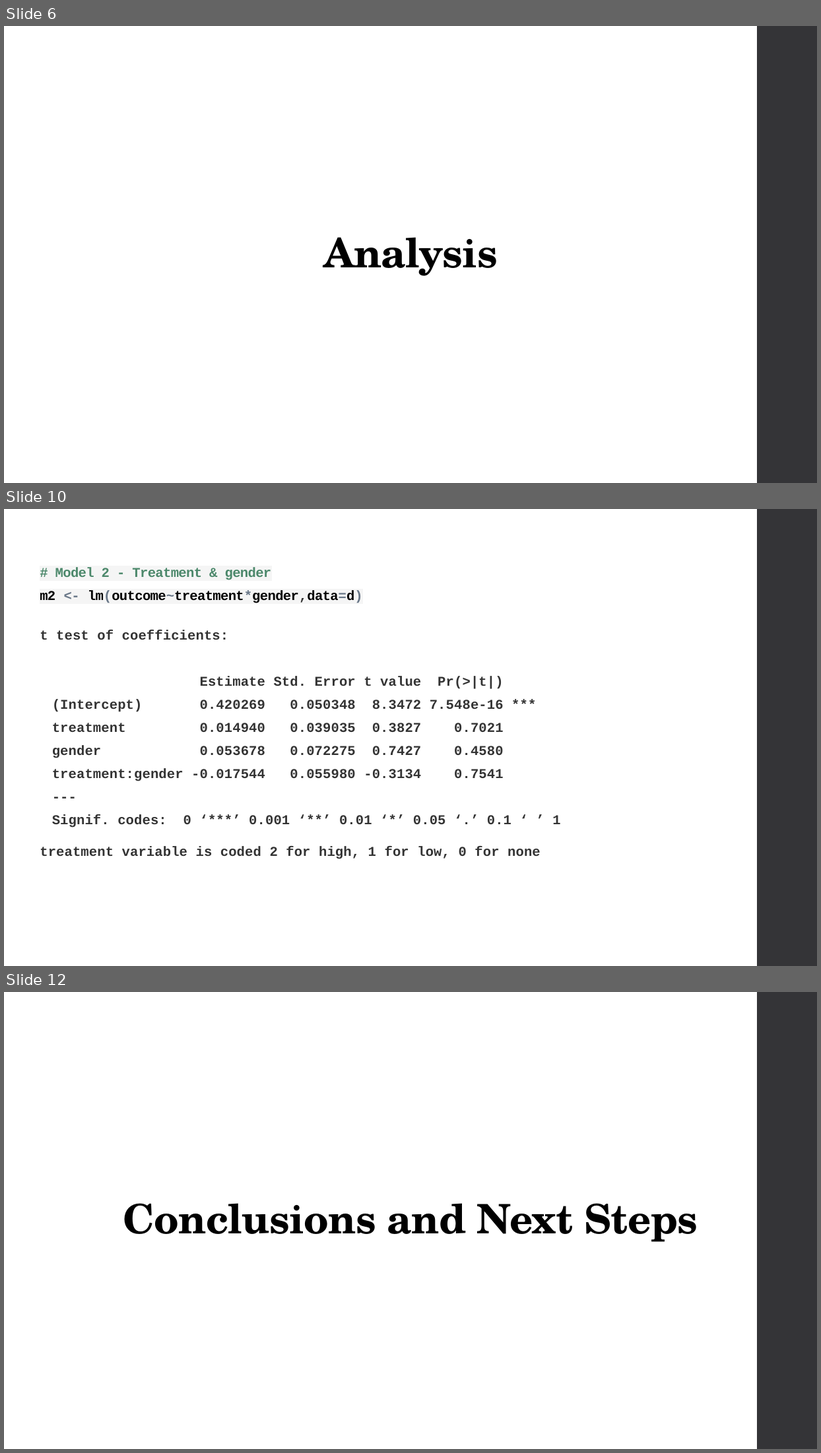
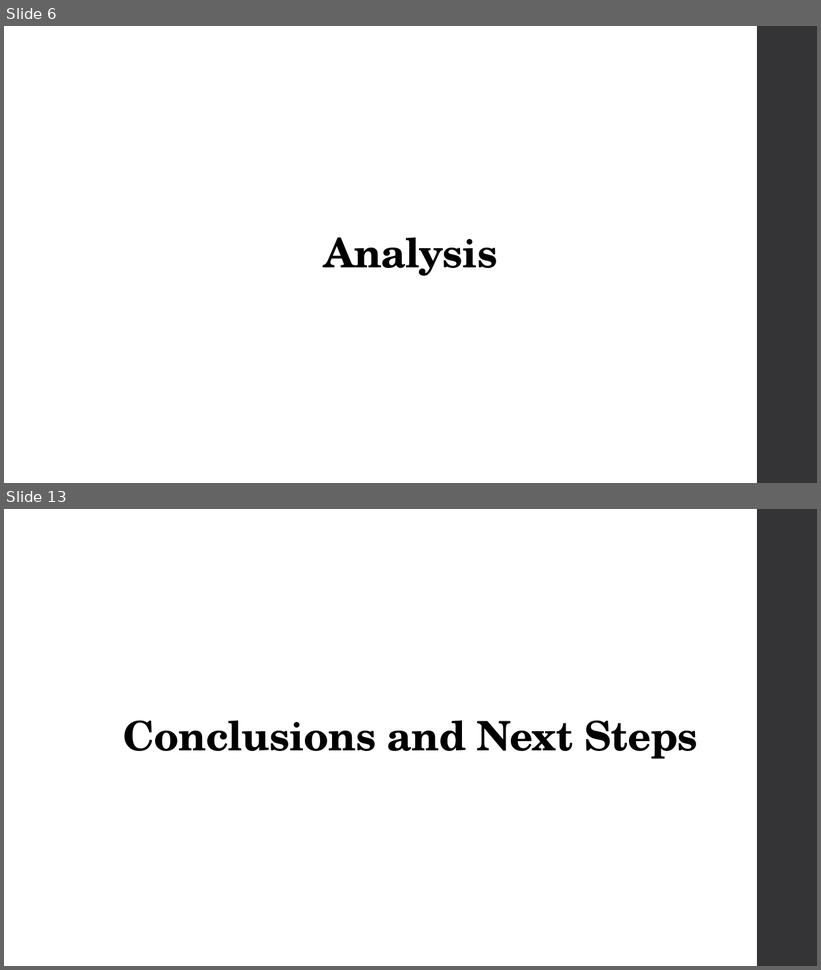
Before and after one commit to ChrisMcPherson/mids-w241-final, a slide deck: Presentation/Basic Data and Analysis.pptx. Shown one above the other, each under a label of ours: slides 6, 10 and 12 before the commit, slides 6 and 13 after it; the slides between them are not shown. The pictures are 821x1453 and 821x970 pixels, drawn with LibreOffice and Linux fonts; fonts in the diff are those of the drawing. Boxes give left, top, right and bottom in pixels: in the first picture for what was removed or moved away, otherwise in the second. Text is boxed around its words. In the diff, an @@ line names an element or a change of style, - is before the commit and + after.

```diff
--- a/Presentation/Basic Data and Analysis.pptx
+++ b/Presentation/Basic Data and Analysis.pptx
@@ slide 10 removed at (4,509,817,966), background #FFFFFF; not listed: 1 template element that a slide beside it also shows @@
@@ title removed at (40,567,363,603) @@
-# Model 2 - Treatment & gender
-m2 <- lm(outcome~treatment*gender,data=d)
@@ text removed at (40,630,560,859) @@
-t test of coefficients:
-Estimate Std. Error t value Pr(>|t|)
-(Intercept) 0.420269 0.050348 8.3472 7.548e-16 ***
-treatment 0.014940 0.039035 0.3827 0.7021
-gender 0.053678 0.072275 0.7427 0.4580
-treatment:gender -0.017544 0.055980 -0.3134 0.7541
----
-Signif. codes: 0 ‘***’ 0.001 ‘**’ 0.01 ‘*’ 0.05 ‘.’ 0.1 ‘ ’ 1
-treatment variable is coded 2 for high, 1 for low, 0 for none
@@ what was slide 12 is now slide 13 @@
```
Also in this commit, not shown: 6 slides added, 4 other slides removed, 2 other files.
